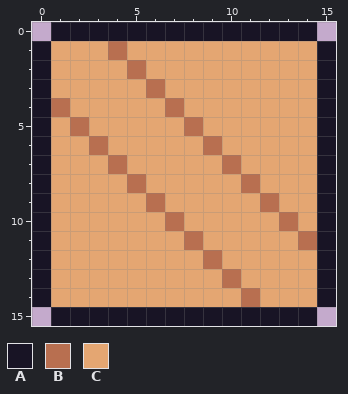
Edited in one commit: pixel-art file (assets/crate_single.aseprite). Above, as it was before the edit.
16x16 pixels, 1 frame.
Palette (. is transparent): A #181425  B #b86f50  C #e4a672
Pixels before, first column x 0:
 0 .AAAAAAAAAAAAAA.
 1 ACCCBCCCCCCCCCCA
 2 ACCCCBCCCCCCCCCA
 3 ACCCCCBCCCCCCCCA
 4 ABCCCCCBCCCCCCCA
 5 ACBCCCCCBCCCCCCA
 6 ACCBCCCCCBCCCCCA
 7 ACCCBCCCCCBCCCCA
 8 ACCCCBCCCCCBCCCA
 9 ACCCCCBCCCCCBCCA
10 ACCCCCCBCCCCCBCA
11 ACCCCCCCBCCCCCBA
12 ACCCCCCCCBCCCCCA
13 ACCCCCCCCCBCCCCA
14 ACCCCCCCCCCBCCCA
15 .AAAAAAAAAAAAAA.
New version:
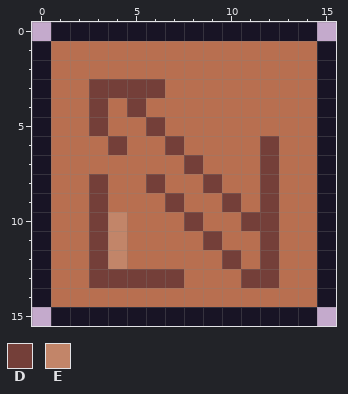
Colours new in this view: D #743f39  E #c28569
The edit:
Changed rows in their new state; - is an unchanged pixel.
first column x 1:
 1 BBB-BBBBBBBBBB
 2 BBBB-BBBBBBBBB
 3 BBDDDDBBBBBBBB
 4 -BDBDB-BBBBBBB
 5 B-DBBDB-BBBBBB
 6 BB-DBBDB-BBDBB
 7 BBB-BBBDB-BDBB
 8 BBDB-DBBDB-DBB
 9 BBDBB-DBBDBDBB
10 BBDEBB-DBBDD-B
11 BBDEBBB-DBBDB-
12 BBDEBBBB-DBDBB
13 BBDDDDDBB-DDBB
14 BBBBBBBBBB-BBB
Pixel boxes of the changes (left, top, right, bottom) in both pictures:
changed: (51, 41, 317, 307)
